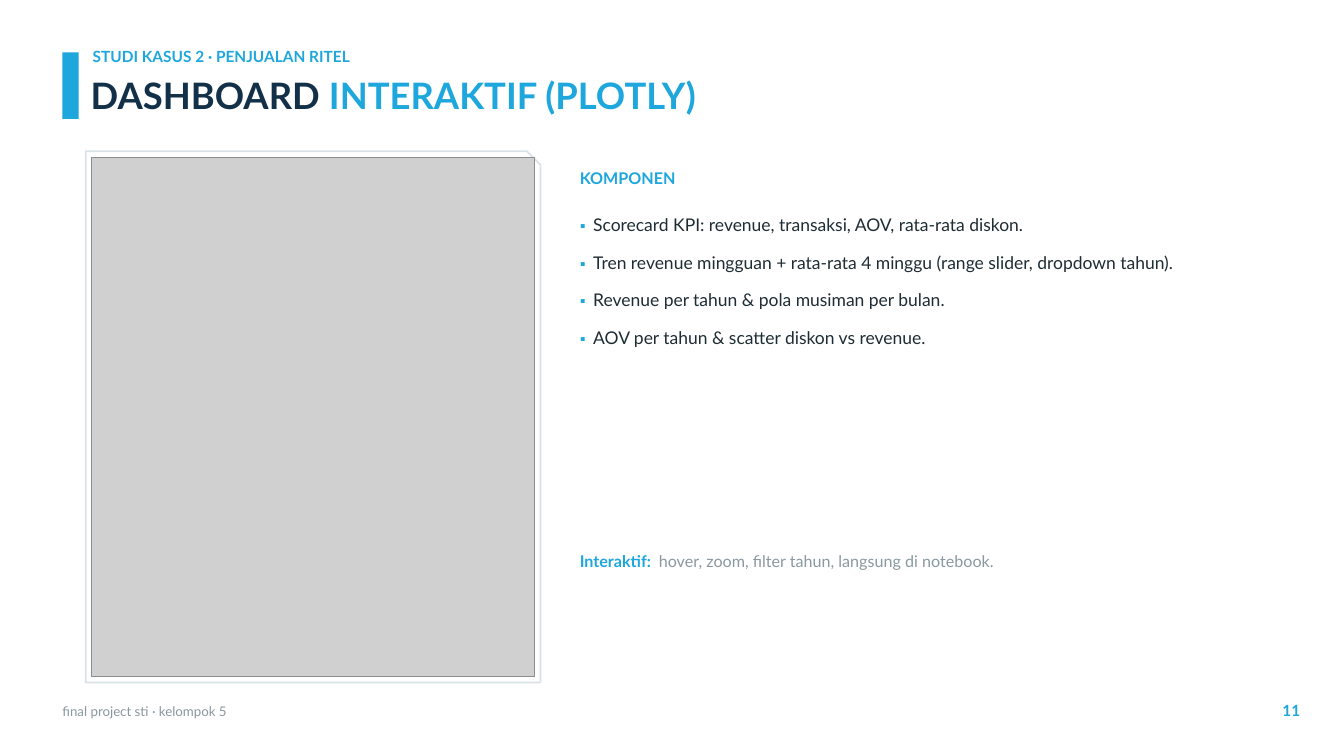
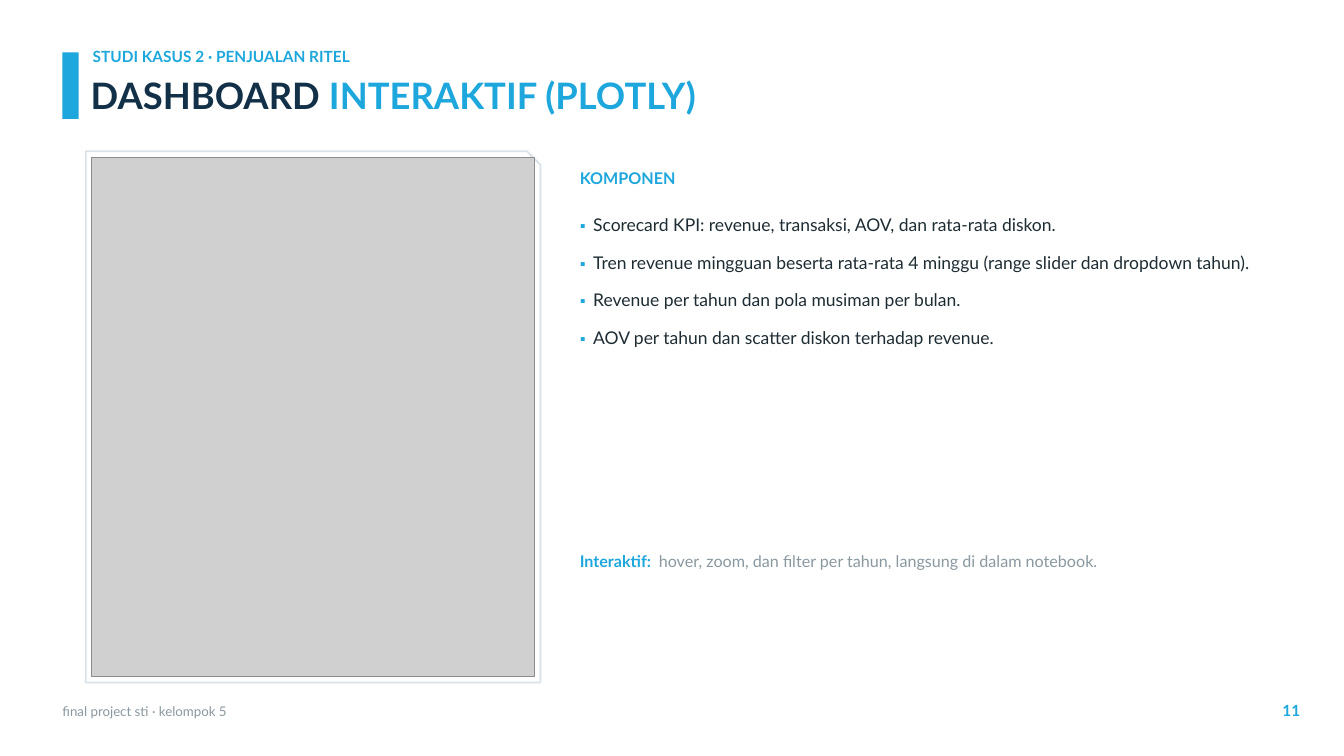
Before and after one commit to sianida26/sti-final-project-kel5, a slide deck: slide 11 of Final-Project-STI-Kel5-Presentation.pptx. Drawn at 1344x756 pixels with LibreOffice and Linux fonts; fonts in the diff are those of the drawing; grey boxes stand for pictures; background and template pictures are left out. Boxes give left, top, right and bottom in pixels: in the first picture for what was removed or moved away, otherwise in the second. Text is boxed around its words. In the diff, an @@ line names an element or a change of style, - is before the commit and + after.

```diff
--- a/Final-Project-STI-Kel5-Presentation.pptx
+++ b/Final-Project-STI-Kel5-Presentation.pptx
@@ text at [593,218,1249,347]: text changed @@
-▪ Scorecard KPI: revenue, transaksi, AOV, rata-rata diskon.
-▪ Tren revenue mingguan + rata-rata 4 minggu (range slider, dropdown tahun).
-▪ Revenue per tahun & pola musiman per bulan.
-▪ AOV per tahun & scatter diskon vs revenue.
+▪ Scorecard KPI: revenue, transaksi, AOV, dan rata-rata diskon.
+▪ Tren revenue mingguan beserta rata-rata 4 minggu (range slider dan dropdown tahun).
+▪ Revenue per tahun dan pola musiman per bulan.
+▪ AOV per tahun dan scatter diskon terhadap revenue.
@@ text at [580,555,1098,570]: text changed @@
-Interaktif: hover, zoom, filter tahun, langsung di notebook.
+Interaktif: hover, zoom, dan filter per tahun, langsung di dalam notebook.
```
Also in this commit, not shown: 12 other slides changed, 3 other files.
